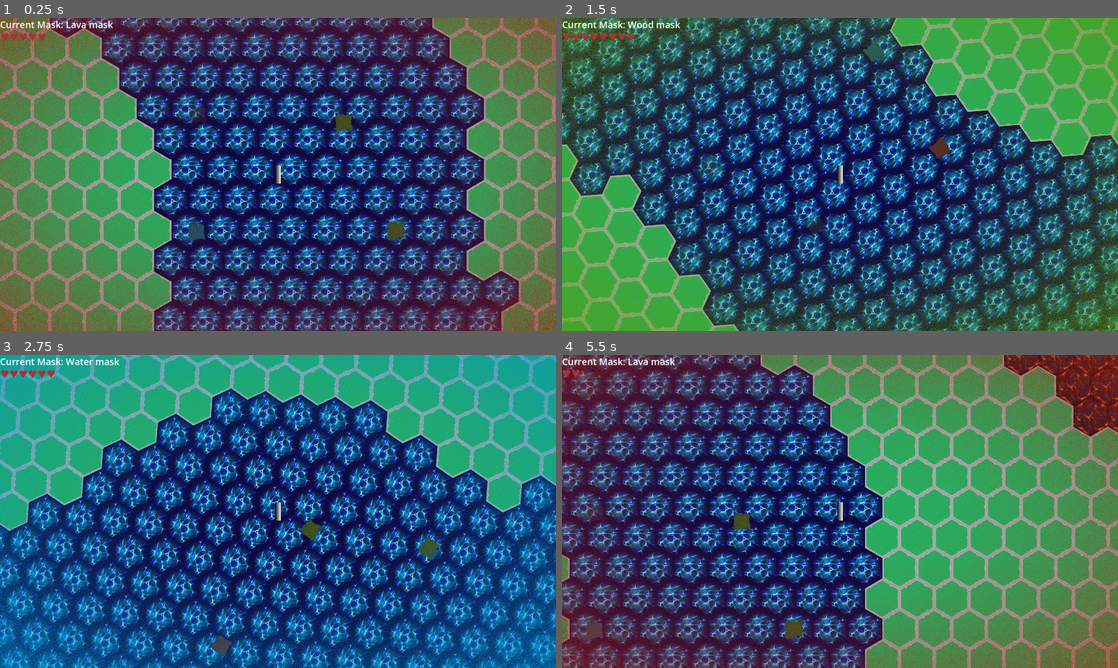
Above: before the commit, frames 1-4 (two rows, left to right).
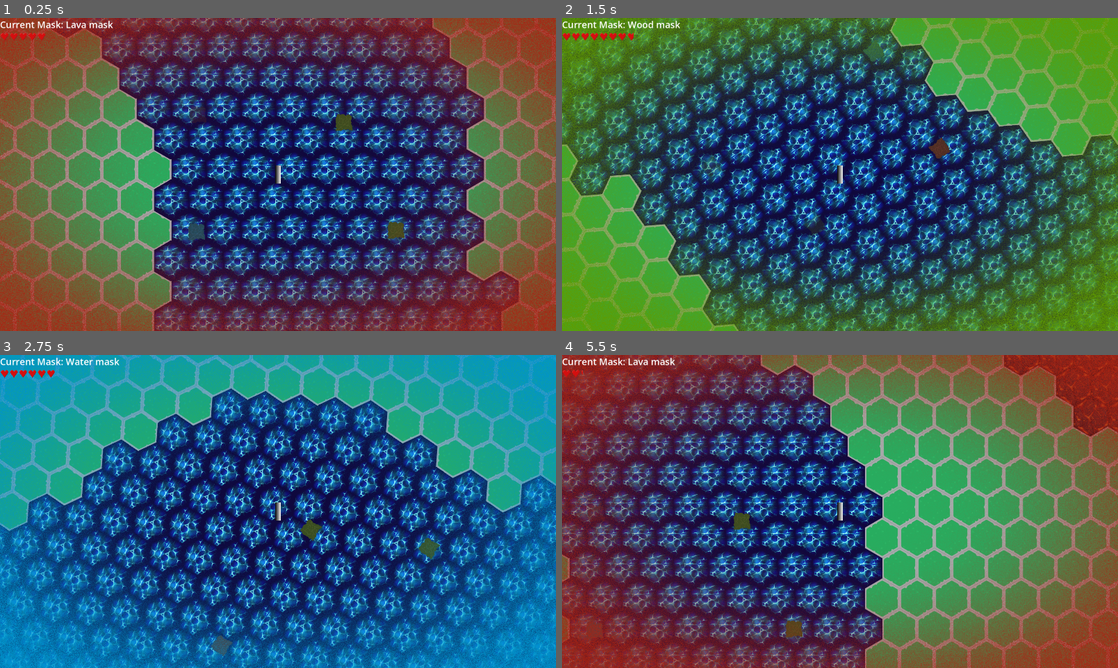
Above: after the commit, the same moments.

Repository: ccoors/mask
Game: Godot game, scene res://scenes/main_scene.tscn
Two runs of this game, one before a commit and one after it. Both use one fixed random seed, a clock stepped at 60 frames per second and the inputs below.
Inputs:
- Up to frame 1 (0.25 s): no input
- Up to frame 2 (1.5 s): hold Right (right) 0.53-1.28 s; tap 1 (mask_1) at 0.6 s; hold Down (down) from 1.28 s (still down); tap 2 (mask_2) at 1.35 s
- Up to frame 3 (2.75 s): release Down (down) at 2.03 s; hold Right (right) from 2.03 s (still down); tap 3 (mask_3) at 2.1 s
- Up to frame 4 (5.5 s): release Right (right) at 2.78 s; hold Up (up) 2.78-3.53 s; tap one key every 0.75 s from 2.85 s: 1 (mask_1) 2 (mask_2) 3 (mask_3) 1 (mask_1); hold Left (left) 3.53-5.03 s; hold Down (down) from 5.03 s (still down)

The runs differ from the first frame. In frame 1, 44% of the frame differs, in the area x 0-100%, y 0-100%; in frame 2, 38%; in frame 3, 30%; in frame 4, 44%.

Commit message:
fix: optimize art

Diff:
--- a/scenes/main_scene.tscn
+++ b/scenes/main_scene.tscn
@@ -10,7 +10,7 @@
 shader = ExtResource("4_gubc5")
 shader_parameter/inner_radius = 0.2
 shader_parameter/outer_radius = 0.7
-shader_parameter/vignette_strength = 0.1
+shader_parameter/vignette_strength = 0.5
 shader_parameter/vignette_color = Color(0, 0, 0, 0)
 
 [sub_resource type="Environment" id="Environment_gubc5"]
Binary file changed: assets/sprites/heart.aseprite
Binary file changed: assets/sprites/heart.png
